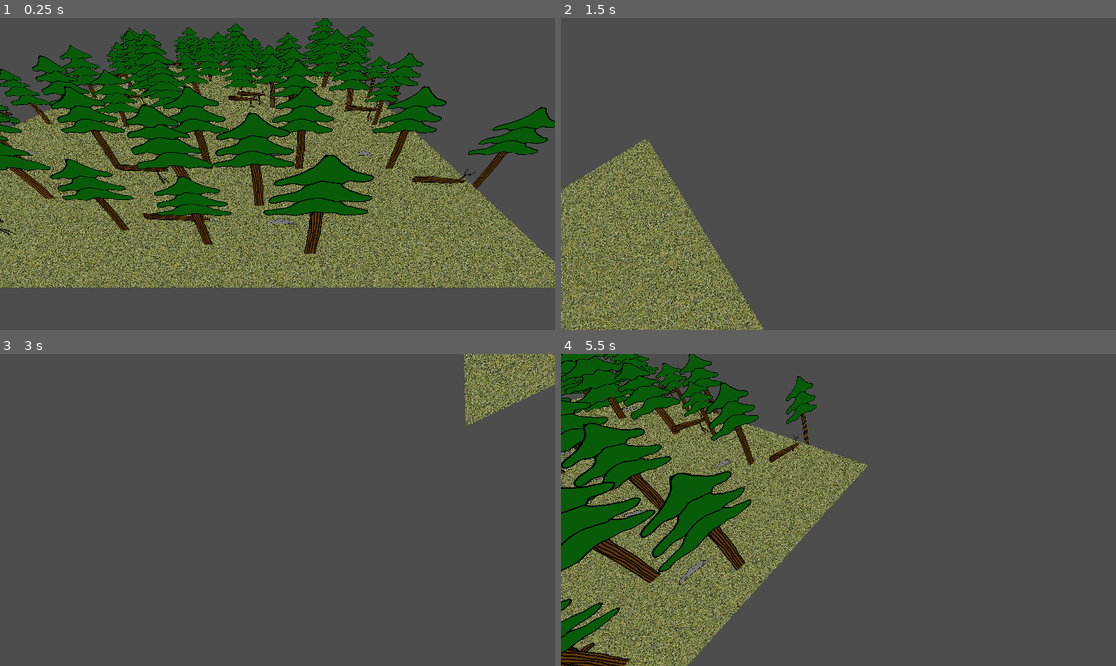
Above: before the commit, frames 1-4 (two rows, left to right).
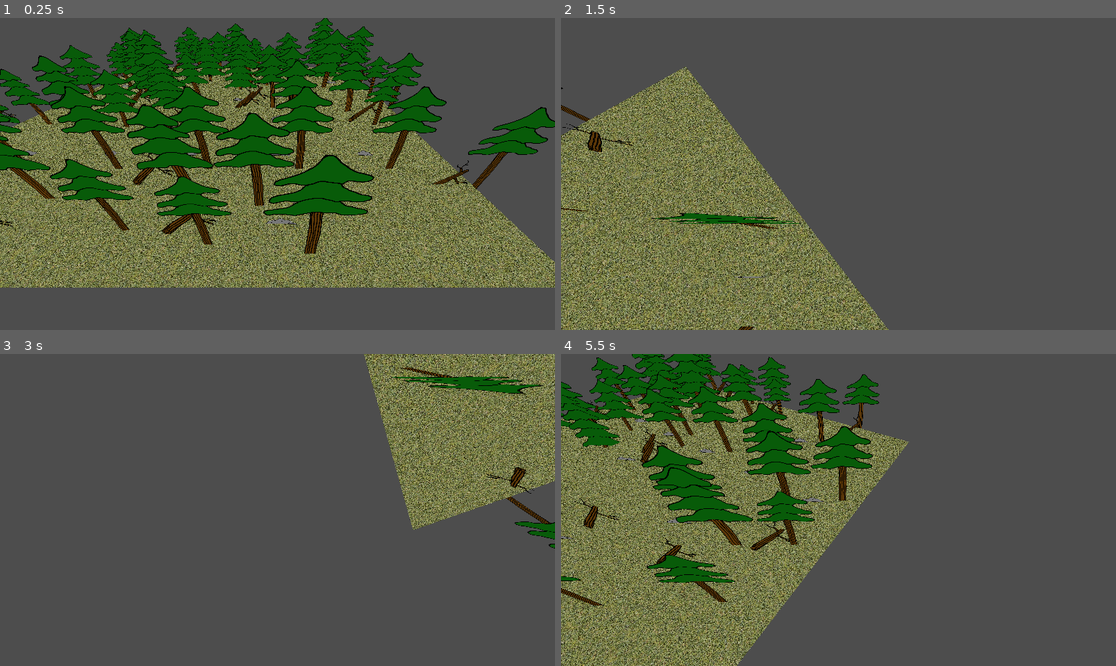
Above: after the commit, the same moments.

Repository: bluegill2000/Godot-Experiments
Game: Godot game, scene res://scenes/pine_forest.tscn
The game is run twice, just before and just after one commit, with the same random seed, the same clock (stepped at 60 frames per second) and the same inputs.
Inputs (mouse positions are in pixels of both pictures, inside the frame that each line leads up to):
- Up to frame 1 (0.25 s): no input
- Up to frame 2 (1.5 s): tap Enter at 0.5 s; move the mouse to (960, 158) at 0.52 s; hold D (move_right) 0.53-1.28 s; tap R at 0.6, 1.35 s; click (960, 158) at 0.67 s; move the mouse to (727, 189) at 1.27 s; hold S (move_backward) from 1.28 s (still down)
- Up to frame 3 (3 s): move the mouse to (333, 441) at 2.02 s; release S (move_backward) at 2.03 s; hold D (move_right) 2.03-2.78 s; tap R at 2.1, 2.85 s; tap Space (move_up) at 2.75 s; move the mouse to (249, 572) at 2.77 s; hold W (move_forward) from 2.78 s (still down); click (249, 572) at 2.92 s
- Up to frame 4 (5.5 s): move the mouse to (1005, 556) at 3.52 s; release W (move_forward) at 3.53 s; hold A (move_left) 3.53-5.03 s; tap R at 3.6, 4.35, 5.1 s; move the mouse to (672, 463) at 4.27 s; tap Enter at 5 s; move the mouse to (866, 510) at 5.02 s; hold S (move_backward) from 5.03 s (still down); click (866, 510) at 5.17 s

The runs differ from the first frame. In frame 1, 1.2% of the frame differs, in the area x 0-86%, y 12-70%; in frame 2, 28%; in frame 3, 14%; in frame 4, 38%, in the area x 0-63%, y 0-100%.

Commit message:
TransformBasedMovement+Billboards

Diff:
--- a/Map Generation/scripts/camera_controller.gd
+++ b/Map Generation/scripts/camera_controller.gd
@@ -13,11 +13,9 @@
 # Called every frame. 'delta' is the elapsed time since the previous frame.
 func _process(delta):
 	var velocity = Input.get_vector("move_left", "move_right", "move_forward", "move_backward") * speed * delta
-	position.x += velocity.x
-	position.z += velocity.y
 
 	var elevation = Input.get_axis("move_down", "move_up") * speed * delta
-	position.y += elevation
+	position += global_transform.basis * Vector3(velocity.x, elevation,  velocity.y, )
 
 func _input(event: InputEvent):
 	# Enable/Disable mouse capture
--- a/Map Generation/scripts/tile.gd
+++ b/Map Generation/scripts/tile.gd
@@ -34,6 +34,7 @@
 
 			# Scale the trees
 			tree_node.pixel_size *= generator.randf_range(0.7, 1.3)
+			tree_node.billboard = BaseMaterial3D.BILLBOARD_FIXED_Y
 
 			var image_height = tree_node.texture.get_height() * tree_node.pixel_size
 			tree_node.position.y = image_height / 2
@@ -52,7 +53,7 @@
 
 			# Shrink rocks down
 			rock_node.pixel_size = rock_node.pixel_size * 0.3
-
+			rock_node.billboard = BaseMaterial3D.BILLBOARD_FIXED_Y
 			var image_height = rock_node.texture.get_height() * rock_node.pixel_size
 			rock_node.position.y = image_height / 2
 
@@ -69,7 +70,7 @@
 
 			# Rotate log
 			log_node.rotate_z(deg_to_rad(-45))
-
+			log_node.billboard = BaseMaterial3D.BILLBOARD_FIXED_Y
 			var image_height = log_node.texture.get_height() * log_node.pixel_size
 			log_node.position.y = image_height / 2
 
